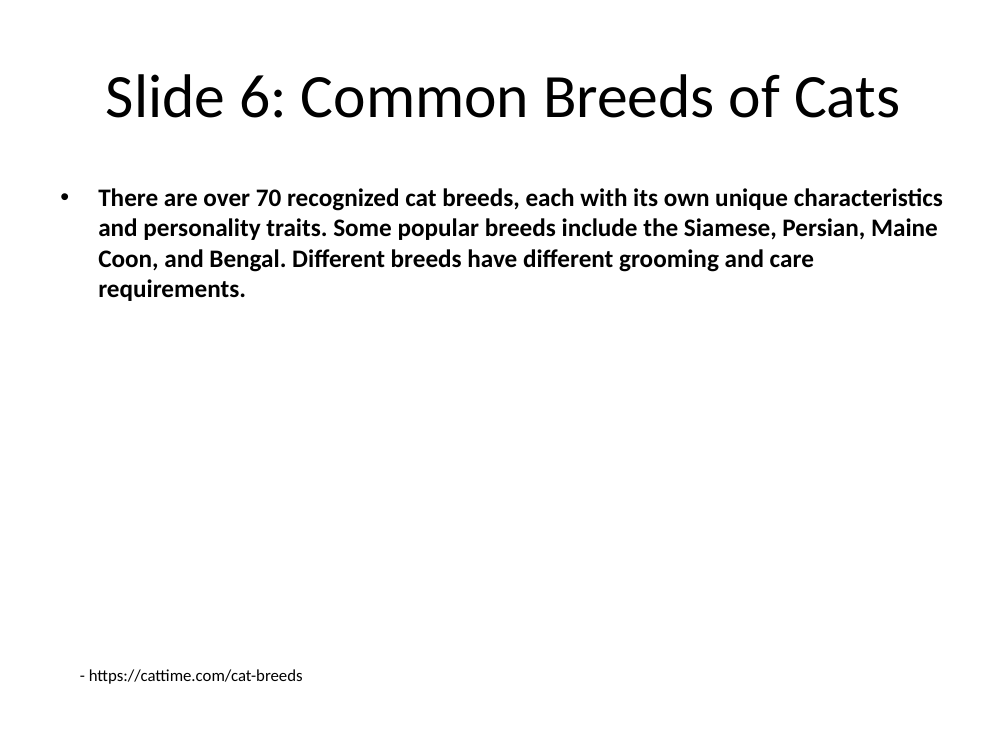
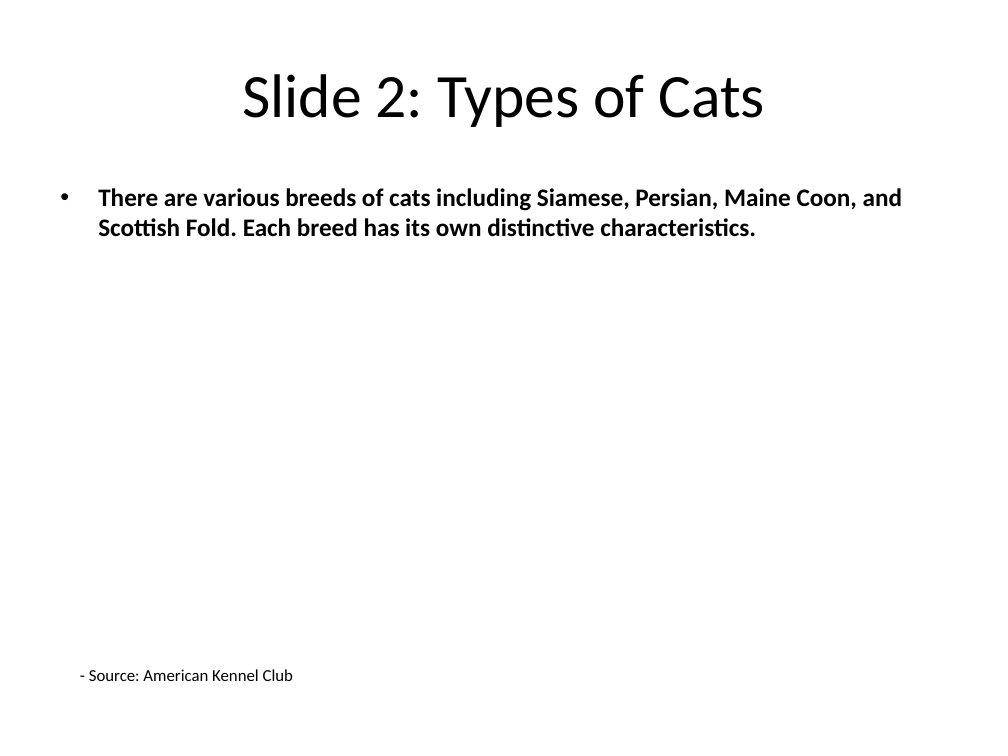
Before and after one commit to infrasvc-magang/test, a slide deck: slide 3 of backend/project/PPTX/Cat_presentation.pptx (slide 7 before the commit). Drawn at 1008x756 pixels with LibreOffice and Linux fonts; fonts in the diff are those of the drawing. Boxes give left, top, right and bottom in pixels: in the first picture for what was removed or moved away, otherwise in the second. Text is boxed around its words. In the diff, an @@ line names an element or a change of style, - is before the commit and + after.

```diff
--- a/backend/project/PPTX/Cat_presentation.pptx
+++ b/backend/project/PPTX/Cat_presentation.pptx
@@ title at box(242, 74, 764, 127): text changed @@
-Slide 6: Common Breeds of Cats
+Slide 2: Types of Cats
@@ text at box(98, 188, 902, 237): text changed @@
-• There are over 70 recognized cat breeds, each with its own unique characteristics and personality traits. Some popular breeds include the Siamese, Persian, Maine Coon, and Bengal. Different breeds have different grooming and care requirements.
+• There are various breeds of cats including Siamese, Persian, Maine Coon, and Scottish Fold. Each breed has its own distinctive characteristics.
@@ text at box(89, 669, 293, 681): text changed @@
-- https://cattime.com/cat-breeds
+- Source: American Kennel Club
```
Also in this commit, not shown: 8 other slides changed, 1 slide added, 1 slide removed, 4 other files.
